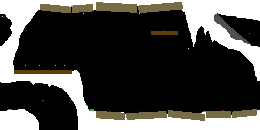
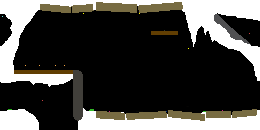
Comparing the layer stacks of the two 260 × 130 images. Changes:
painted on "Coalmine Alt" over [54,70,89,121]
